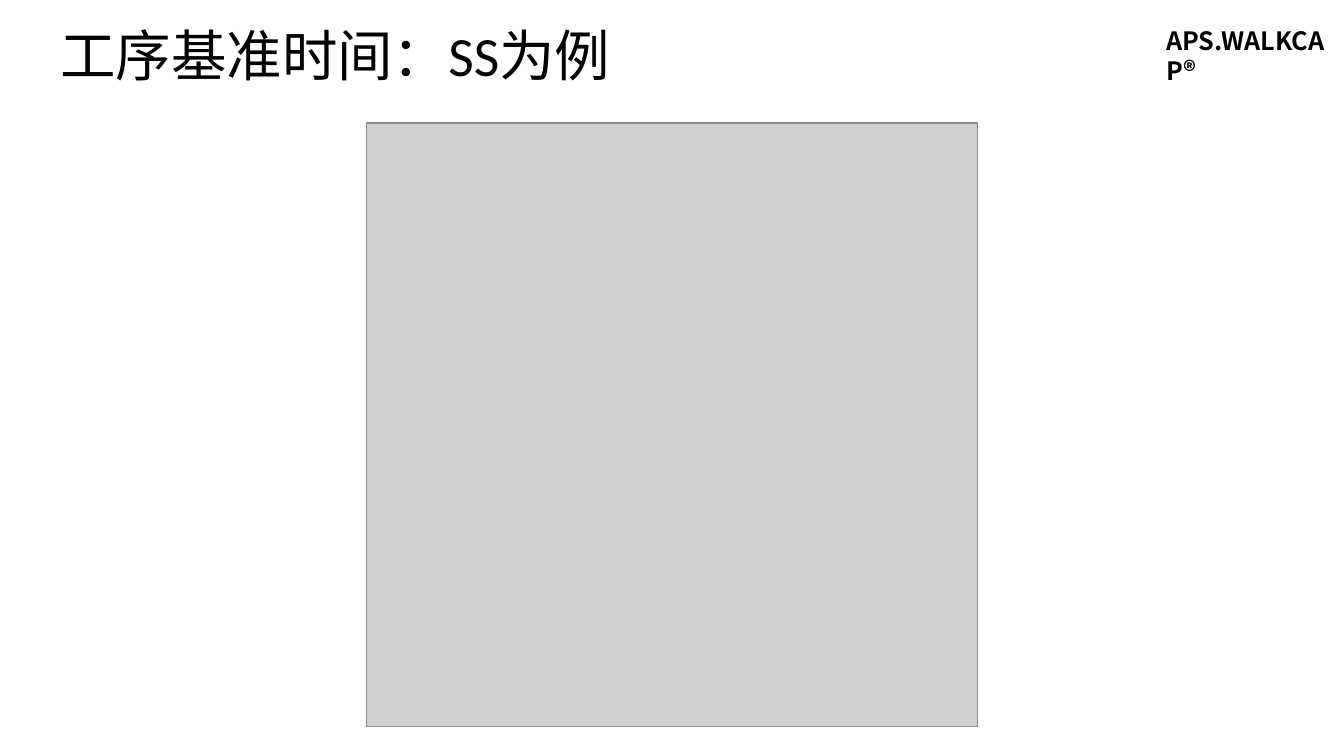
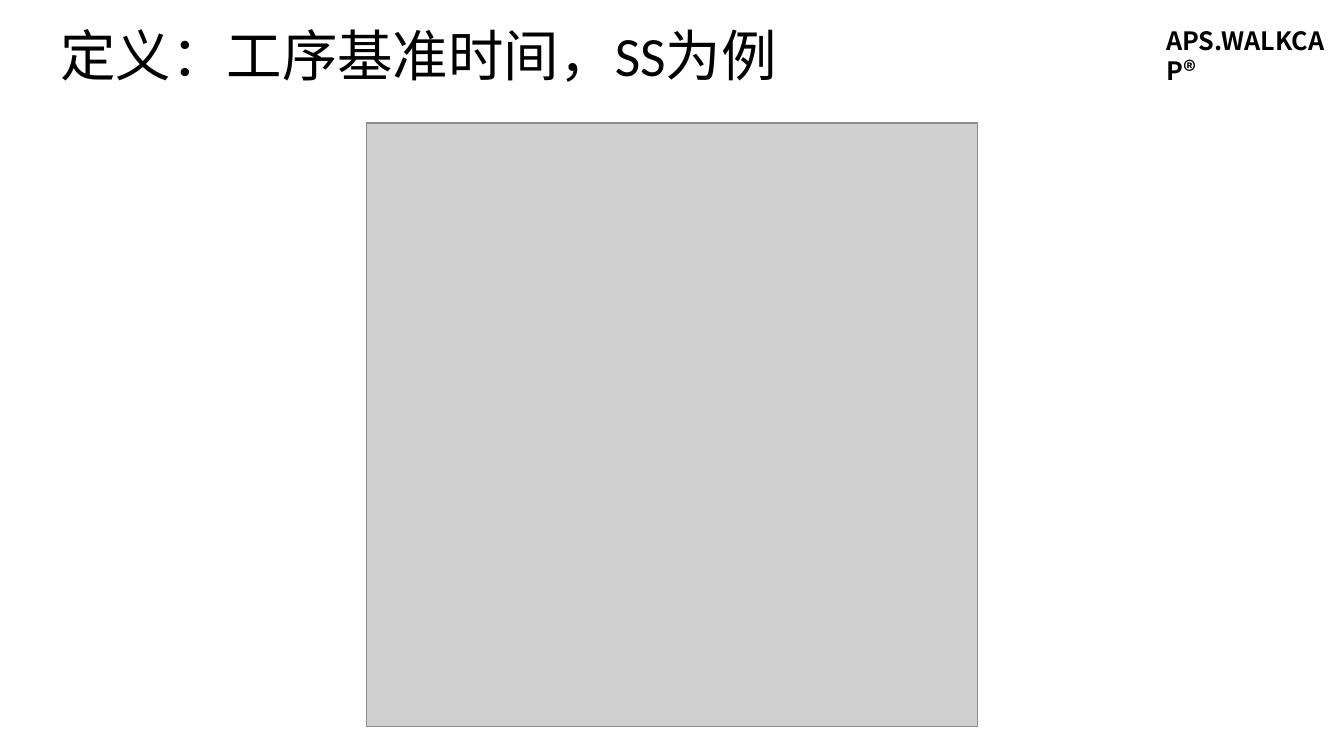
Before and after one commit to walkcap/APS.WALKCAP, a slide deck: slide 7 of WALKCAP-APS-PPT-01-01 APS.WALKCAP®高级计划与排程软件需求分析 第1讲 工艺路线.pptx (slide 8 before the commit). Drawn at 1344x756 pixels with LibreOffice and Linux fonts; fonts in the diff are those of the drawing; grey boxes stand for pictures. Boxes give left, top, right and bottom in pixels: in the first picture for what was removed or moved away, otherwise in the second. Text is boxed around its words. In the diff, an @@ line names an element or a change of style, - is before the commit and + after.

```diff
--- a/WALKCAP-APS-PPT-01-01 APS.WALKCAP®高级计划与排程软件需求分析 第1讲 工艺路线.pptx
+++ b/WALKCAP-APS-PPT-01-01 APS.WALKCAP®高级计划与排程软件需求分析 第1讲 工艺路线.pptx
@@ title at bbox=[60, 29, 776, 82]: text changed @@
-工序基准时间：SS为例
+定义：工序基准时间，SS为例
```
Also in this commit, not shown: 9 other slides changed, 2 slides added, 2 slides removed, 2 other files.
